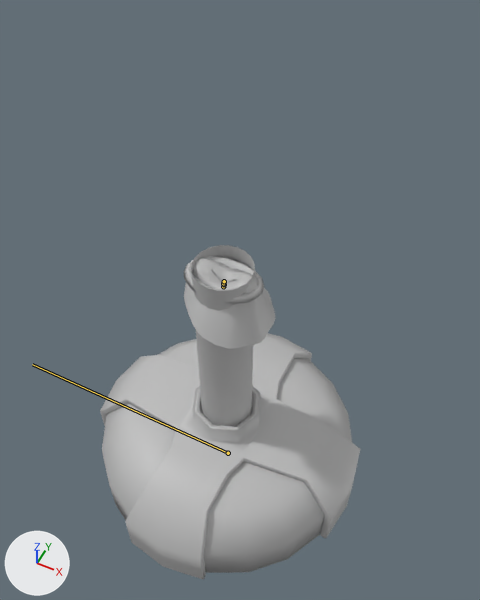
The FBX model Assets/02_Art/1_Animations/Characters/Dummeo/DummeoHit_1.fbx as it was, and as the next commit left it.
Camera for both pictures: a camera (50 mm lens) standing at (0.81, -1.49, 3.08) and looking at (0.02, 0.1, 1.09). Arrows for +X, +Y and +Z are at lower left; the lights stay in place. Both versions are drawn at frame 10 of the action 'Hit_1'; the numbers are the values there. The bones that bend it are drawn over the model as lines.

Names of what the first picture shows: 'Dummies'.
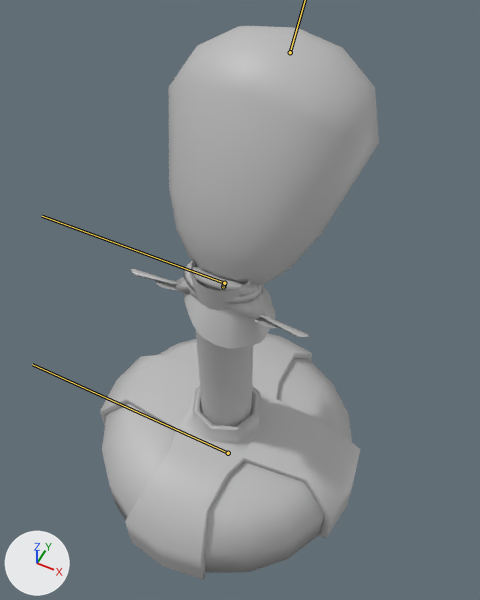
Location of each change, (x1, y1, x2, y2) in pixels of the pictures (480 x 600 px):
'Dummies', posed (7% wider, 65% taller)
    before: (100, 245, 360, 579)
    after: (100, 26, 379, 579)
bone 'joint4', root to tip
    before: (223, 283) to (221, 283)
    after: (224, 283) to (42, 216)

The edits, one by one:
Bone 'joint3' (bone_joint3) turns from (1, -29, 1) to (0, 20, 0) degrees about its own x, y and z.
Bone 'joint4' (bone_joint4) turns from (0, 34, 0) to (0, 0, 0) degrees about its own x, y and z.
Bone 'joint4' (bone_joint4) is rescaled from (0.01, 0.01, 0.01) to (1.0, 1.0, 1.0).
Bone 'joint5' (bone_joint5) is rescaled from (0.01, 0.01, 0.01) to (1.0, 1.0, 1.0).
